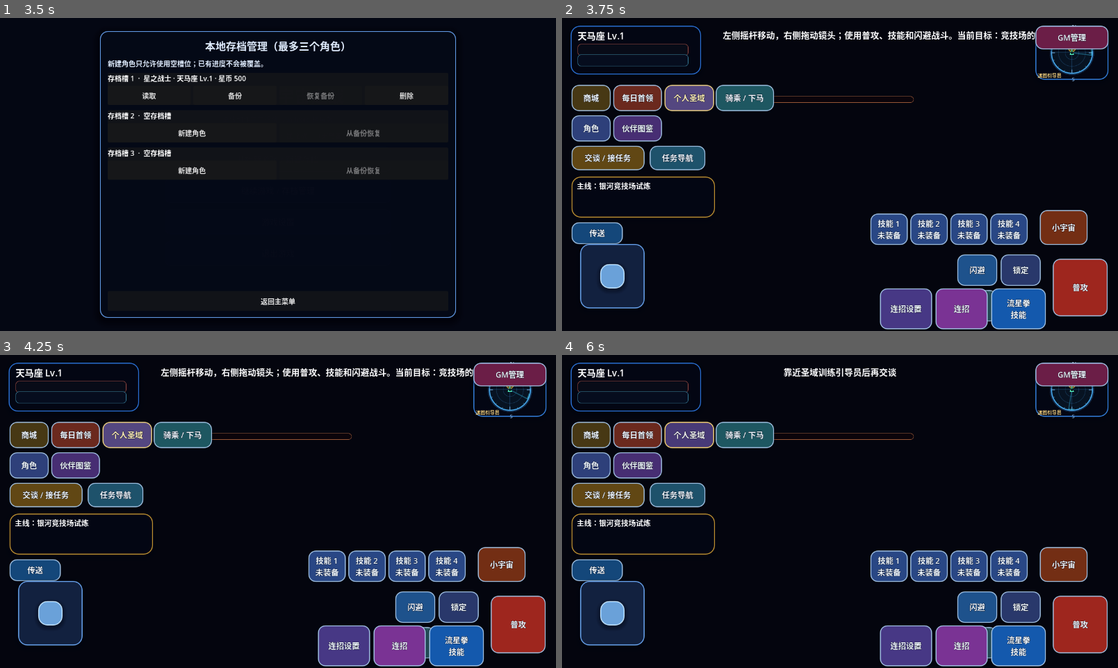
Above: before the commit, frames 1-4 (two rows, left to right).
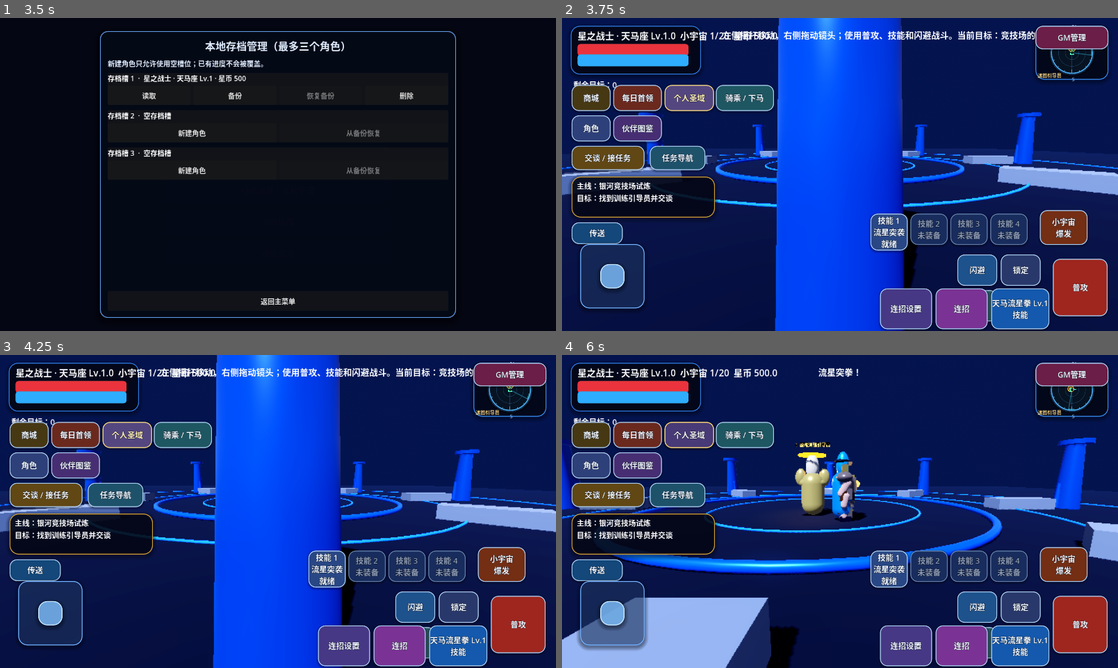
Above: after the commit, the same moments.

Repository: Qazwesrd/Saint-Seiya-Universe-War
Game: Godot game, scene res://scenes/main_menu.tscn
Two runs of this game, one before a commit and one after it. Both use one fixed random seed, a clock stepped at 60 frames per second and the inputs below.
Inputs (mouse positions are in pixels of both pictures, inside the frame that each line leads up to):
- Up to frame 1 (3.5 s): click "开始新游戏 / 新建存档" at 0.5 s; click "开始新游戏 / 新建存档" at 1.25 s; click "继续游戏 / 存档管理" at 2 s; click "游戏设置" at 2.75 s
- Up to frame 2 (3.75 s): click "读取" at 3.5 s
- Up to frame 3 (4.25 s): no input
- Up to frame 4 (6 s): click "交谈 / 接任务" at 4.25 s; click "任务导航" at 5 s; tap Enter (ui_accept) at 5.75 s; move the mouse to (962, 495) at 5.77 s; hold Right (ui_right) from 5.78 s (still down); click (962, 495) at 5.92 s

Frame 1 is identical in both runs. In frame 2, 76% of the frame differs, in the area x 0-100%, y 0-100%; in frame 3, 76%; in frame 4, 77%.
Error before the commit: Parse Error: Identifier "class_data" not declared in the current scope. (res://scripts/player.gd:1093)

Commit message:
Fix skill feedback class data scope

Diff:
--- a/game/scripts/player.gd
+++ b/game/scripts/player.gd
@@ -1089,11 +1089,11 @@
     cosmos -= cost
     var ability_profile: Dictionary = SkillSystem.get_ability_effect_profile(ability)
     var animation_profile: Dictionary = SkillAnimationCatalog.get_profile(class_id, ability)
+    var class_data: Dictionary = SkillSystem.get_class_skill(class_id)
     _play_skill_pose(animation_profile)
     _play_combat_feedback(Color(class_data.get("color", Color(0.3, 0.72, 1.0))), 0.46)
     CombatSessionManager.record_skill_cast()
     ability_cooldowns[ability_id] = float(ability.get("cooldown", 6))
-    var class_data: Dictionary = SkillSystem.get_class_skill(class_id)
     var ability_type := str(ability.get("type", "攻击"))
     var attack_power := float(RPGState.get_combat_stats().get("attack", 14.0))
     var level_scale := 1.0 + float(SkillSystem.get_skill_level(class_id) - 1) * 0.06
